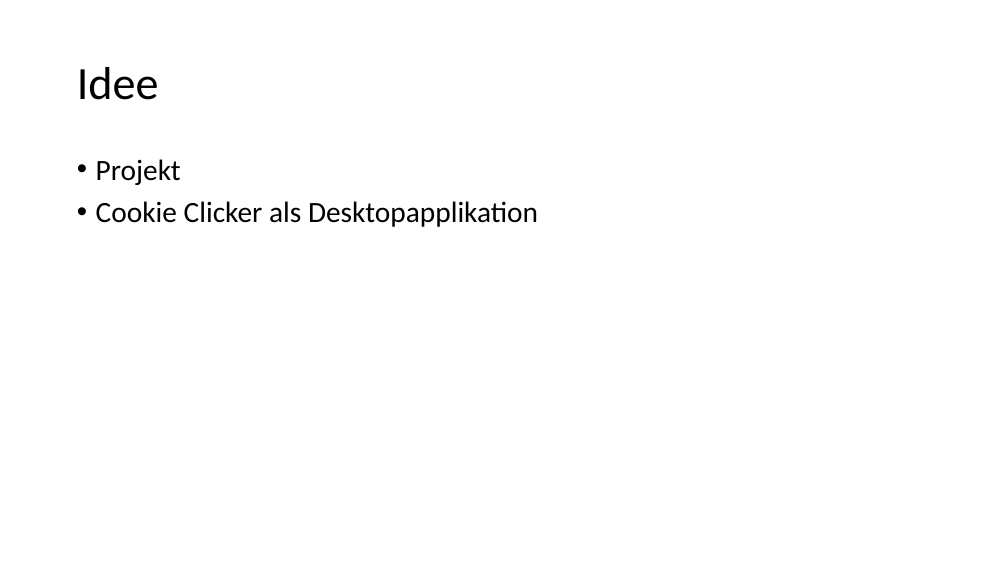
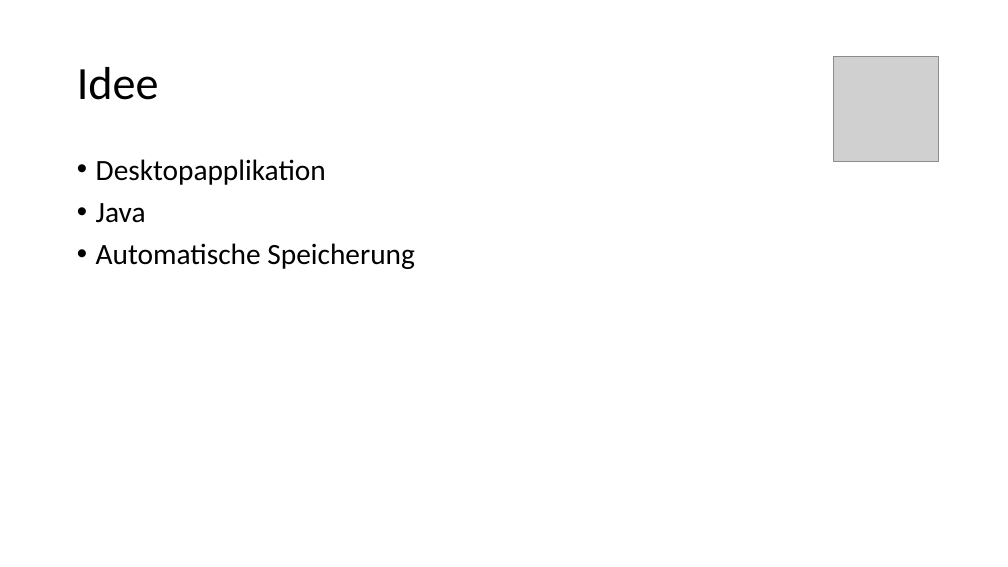
Before and after one commit to Lenoxy/cookie-clicker-2.0, a slide deck: slide 3 of doc/CookieClicker-Präsentation.pptx. Drawn at 1008x567 pixels with LibreOffice and Linux fonts; fonts in the diff are those of the drawing; grey boxes stand for pictures. Boxes give left, top, right and bottom in pixels: in the first picture for what was removed or moved away, otherwise in the second. Text is boxed around its words. In the diff, an @@ line names an element or a change of style, - is before the commit and + after.

```diff
--- a/doc/CookieClicker-Präsentation.pptx
+++ b/doc/CookieClicker-Präsentation.pptx
@@ picture added at bbox=[834, 56, 939, 161] @@
@@ text at bbox=[96, 159, 415, 269]: text changed @@
-• Projekt
-• Cookie Clicker als Desktopapplikation
+• Desktopapplikation
+• Java
+• Automatische Speicherung
```
Also in this commit, not shown: 8 other slides changed, 4 other files.
